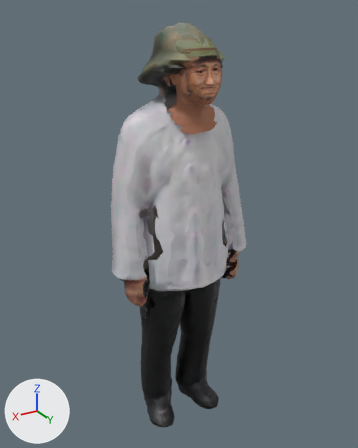
The glTF model public/models/ma/nhanvat/tp-029.glb as it was, and as the next commit left it.
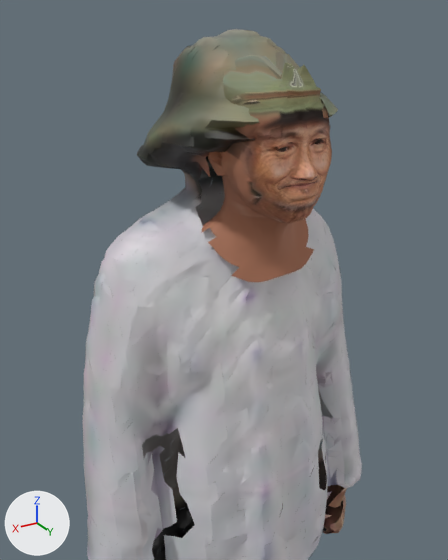
There are two pictures of each version: one whole from a 50 mm lens placed at (0.913, 1.516, 1.676), pointed at (-0.008, -0.02, 0.908), one close up from a 50 mm lens placed at (0.502, 0.814, 1.661), pointed at (-0.063, -0.128, 1.19). The axes (+X, +Y, +Z) are drawn at lower left. The lights are the same throughout. The older version's two pictures come first. Vertices at exactly the same position are counted once.

Script lines for the objects in view, before the commit:
```python
me_body = bpy.data.meshes.new('Body')
me_body.from_pydata(...)  # 16495 vertices, 24212 faces; spans x -0.29..0.29, y -0.17..0.19, z 0.0..1.64
# faces by material slot: [13924, 10288]
me_body.materials.append(mat_body)  # picture img_texture
me_body.materials.append(mat_dauchuan)
ob_body = bpy.data.objects.new('Body', me_body)
ob_body.location = (0.0, 0.0, 0.0)
```
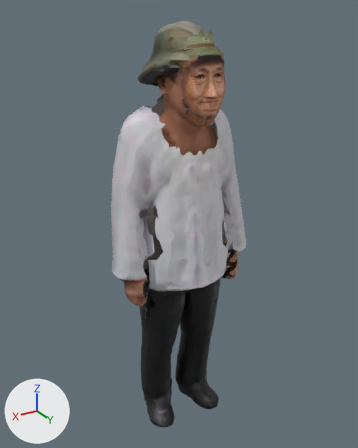
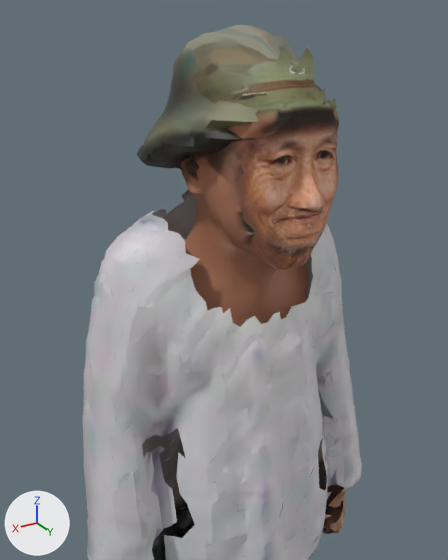
Pixel boxes [x1, y1, x2, y2] of what changed, in the close-ups (448 x 560 px; the box of a moved part takes in the faces that stretch with it):
```json
{"object": "Body", "change": "reshaped", "before": [83, 29, 362, 560], "after": [83, 25, 362, 560]}
{"part": 1, "of": "me_body", "change": "moved or reshaped", "before": [171, 52, 335, 324], "after": [167, 25, 339, 346]}
{"part": 2, "of": "me_body", "change": "surface changed", "before": [232, 84, 331, 194], "after": [235, 79, 321, 196]}
```

Scene script edits in JSON lines:
```json
{"block": "me_body", "where": "# used by ob_body; location = (0.0, 0.0, 0.0)"}
{"op": "remove", "block": "me_body", "code": "me_body.from_pydata(...)  # 16495 vertices, 24212 faces; spans x -0.29..0.29, y -0.17..0.19, z 0.0..1.64"}
{"op": "add", "block": "me_body", "code": "me_body.from_pydata(...)  # 16383 vertices, 23528 faces; spans x -0.29..0.29, y -0.17..0.2, z 0.0..1.65"}
{"block": "me_body", "change": "me_body part 1: 330 vertices moved within x -0.11..0.08, y -0.05..0.18, z 1.3..1.58; 4488 vertices removed from x -0.14..0.09, y -0.11..0.19, z 1.21..1.61; 4379 vertices added at x -0.17..0.14, y -0.12..0.2, z 1.17..1.65"}
{"block": "me_body", "change": "me_body part 2: 26 kept faces spanning x -0.06..0.06, y 0.1..0.18, z 1.44..1.58 get new texture (UV) coordinates"}
{"block": "me_body", "change": "other edits to the shape of me_body do not show in these pictures"}
```
